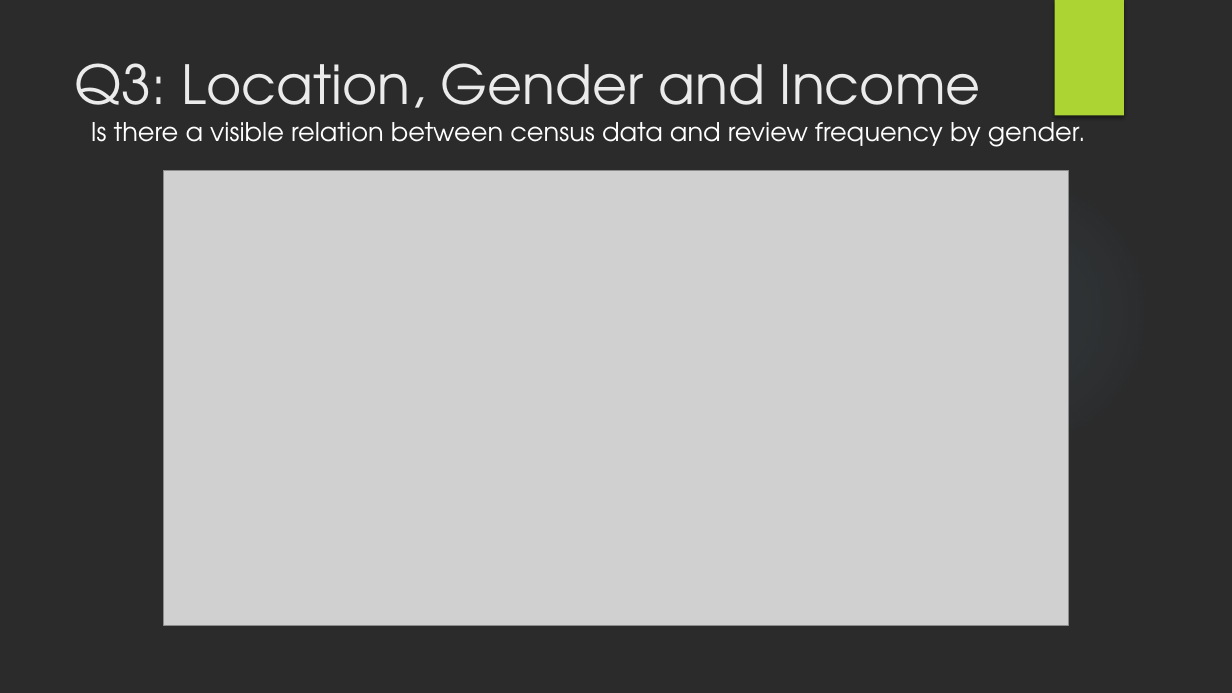
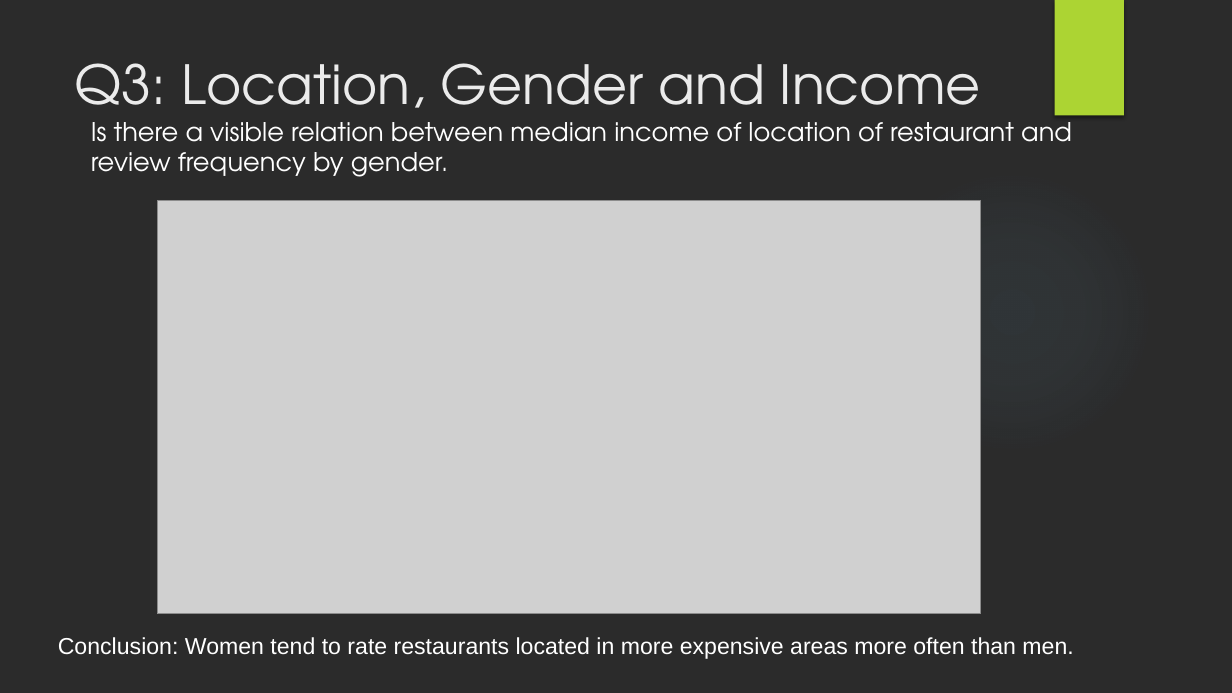
Before and after one commit to DutchDS/Project-1, a slide deck: slide 12 of Presentation.pptx. Drawn at 1232x693 pixels with LibreOffice and Linux fonts; fonts in the diff are those of the drawing; grey boxes stand for pictures; background and template pictures are left out; a plain dark background stands for a picture behind light text. Boxes give left, top, right and bottom in pixels: in the first picture for what was removed or moved away, otherwise in the second. Text is boxed around its words. In the diff, an @@ line names an element or a change of style, - is before the commit and + after.

```diff
--- a/Presentation.pptx
+++ b/Presentation.pptx
@@ text at bbox=[91, 114, 1072, 177]: text changed @@
-Is there a visible relation between census data and review frequency by gender.
+Is there a visible relation between median income of location of restaurant and review frequency by gender.
@@ picture: place and size @@
-picture at bbox=[164, 170, 1068, 625]
+picture at bbox=[157, 200, 981, 614]
@@ text added at bbox=[58, 637, 1073, 659], 18 pt, text #FFFFFF @@
+Conclusion: Women tend to rate restaurants located in more expensive areas more often than men.
```
Also in this commit, not shown: 4 other slides changed, 4 other files.
